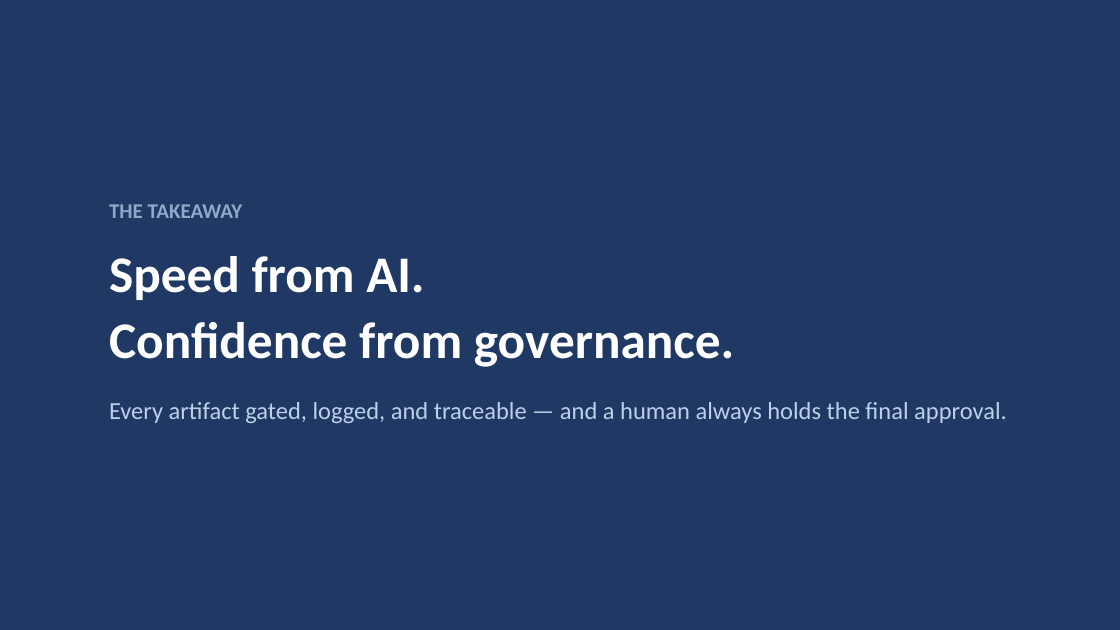
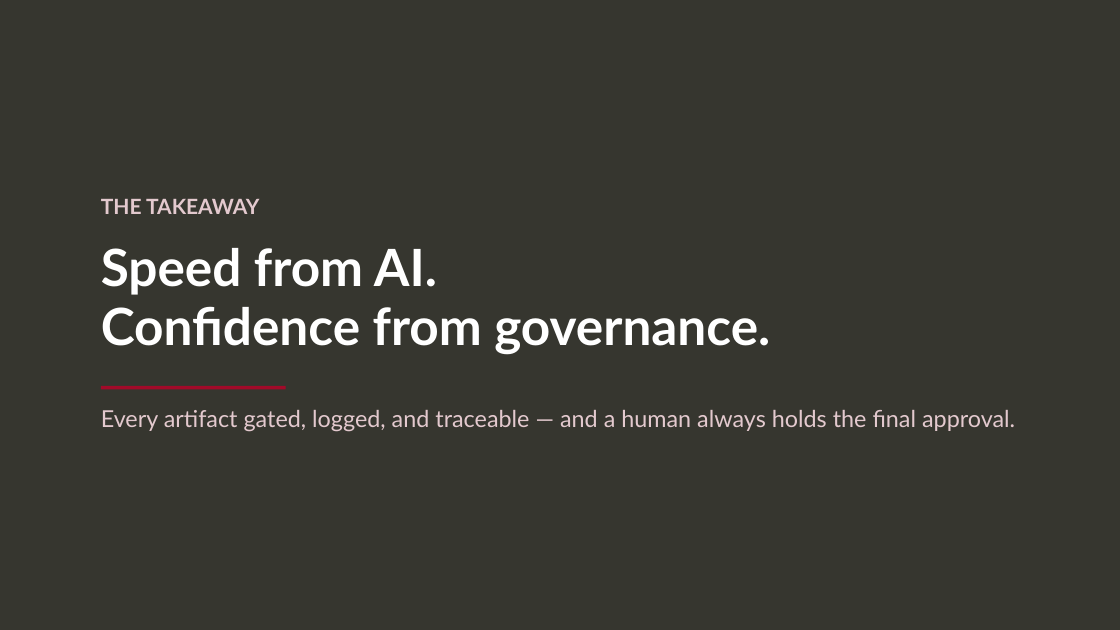
Before and after one commit to AlanLands/ams-s7-demo, a slide deck: slide 8 of docs/s7-leadership-overview.pptx. Drawn at 1120x630 pixels with LibreOffice and Linux fonts; fonts in the diff are those of the drawing. Boxes give left, top, right and bottom in pixels: in the first picture for what was removed or moved away, otherwise in the second. Text is boxed around its words. In the diff, an @@ line names an element or a change of style, - is before the commit and + after.

```diff
--- a/docs/s7-leadership-overview.pptx
+++ b/docs/s7-leadership-overview.pptx
@@ rectangle at [0,0,1120,630]: fill #1F3864 to #36362F @@
@@ text added at [101,199,259,214], 18 pt, text #E3C9CE, bold @@
+THE TAKEAWAY
@@ text at [109,204,734,367]: paragraphs removed @@
-THE TAKEAWAY
-Speed from AI.
-Confidence from governance.
@@ text added at [101,248,437,295], 44 pt, text #FFFFFF, bold @@
+Speed from AI.
@@ text added at [101,306,770,355], 44 pt, text #FFFFFF, bold @@
+Confidence from governance.
@@ rectangle added at [101,386,286,389], fill #A20A29 @@
@@ text "Every artifact gated, logged, and ...": place and size @@
-text "Every artifact gated, logged, and ..." at [109,204,1007,423]
+text "Every artifact gated, logged, and ..." at [101,410,1015,432]
@@ text "Every artifact gated, logged, and ..." at [101,410,1015,432]: size 21 to 20 pt, font Calibri to Lato, text colour #BDD0E9 to #E3C9CE; less space between paragraphs @@
```
Also in this commit, not shown: 7 other slides changed, 18 other files.
